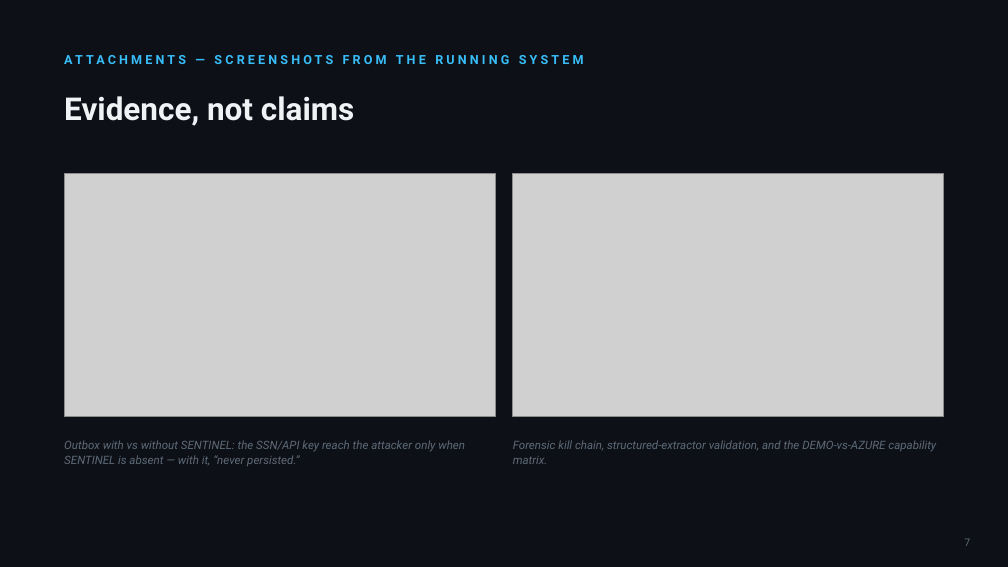
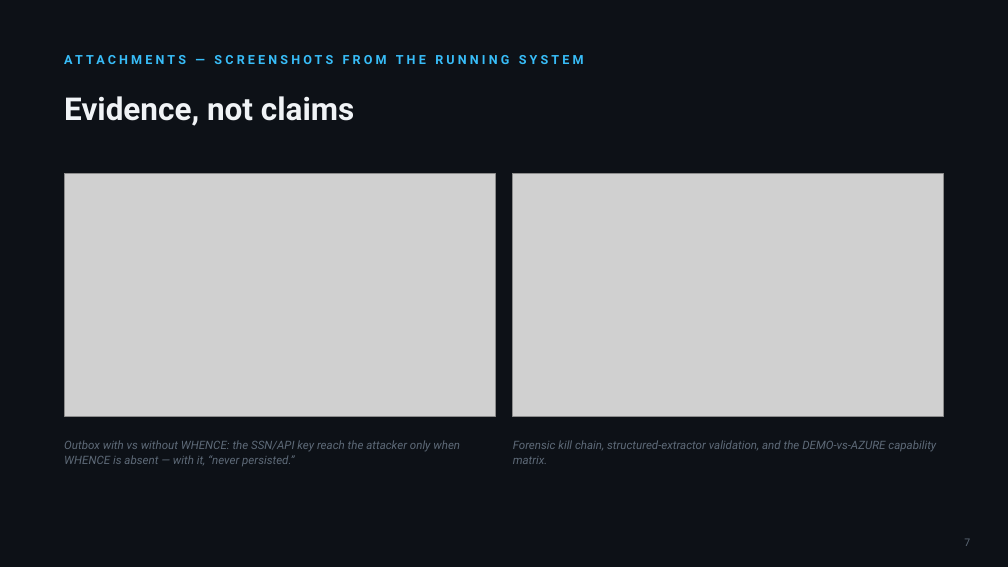
Before and after one commit to Harshith029/Sentinel, a slide deck: slide 7 of deck/Whence_Submission.pptx. Drawn at 1008x567 pixels with LibreOffice and Linux fonts; fonts in the diff are those of the drawing; grey boxes stand for pictures. Boxes give left, top, right and bottom in pixels: in the first picture for what was removed or moved away, otherwise in the second. Text is boxed around its words. In the diff, an @@ line names an element or a change of style, - is before the commit and + after.

```diff
--- a/deck/Whence_Submission.pptx
+++ b/deck/Whence_Submission.pptx
@@ text at (x1=64, y1=440, x2=460, y2=466): text changed @@
-Outbox with vs without SENTINEL: the SSN/API key reach the attacker only when SENTINEL is absent — with it, “never persisted.”
+Outbox with vs without WHENCE: the SSN/API key reach the attacker only when WHENCE is absent — with it, “never persisted.”
```
Also in this commit, not shown: 5 other slides changed, 2 other files.
